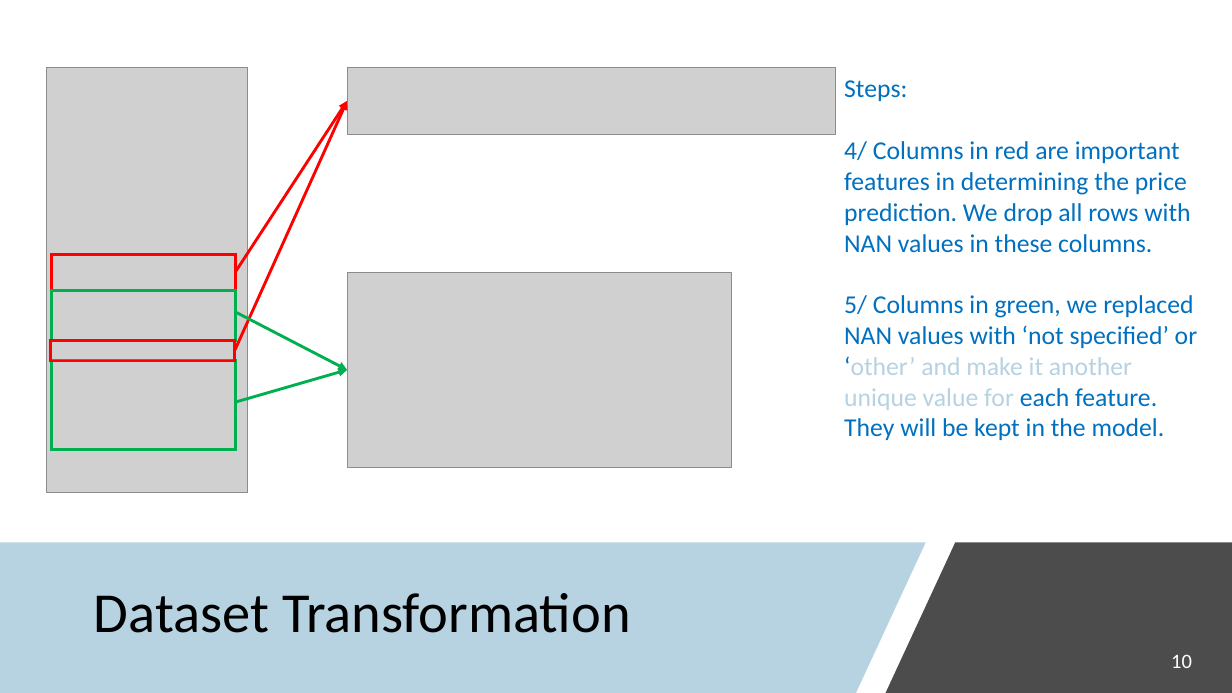
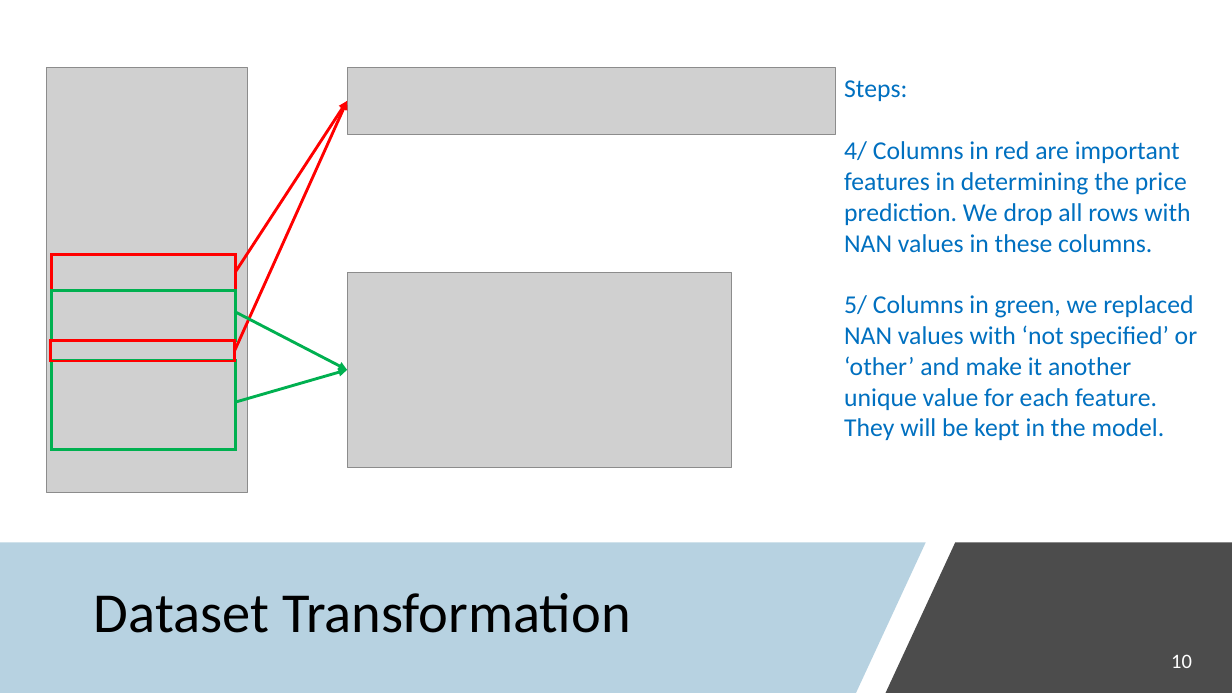
Before and after one commit to Dearsu520/automotive-modeling-project, a slide deck: slide 10 of ETL/Final Project.pptx. Drawn at 1232x693 pixels with LibreOffice and Linux fonts; fonts in the diff are those of the drawing; grey boxes stand for pictures. Boxes give left, top, right and bottom in pixels: in the first picture for what was removed or moved away, otherwise in the second. Text is boxed around its words. In the diff, an @@ line names an element or a change of style, - is before the commit and + after.

```diff
--- a/ETL/Final Project.pptx
+++ b/ETL/Final Project.pptx
@@ text at <box>844,295,1197,440</box>: text colour #B7D2E1 to #0070C0 in "‘other’ and make it another unique value ..." @@
```
Also in this commit, not shown: 1 other slide changed, 2 slides added, 10 slides removed.
